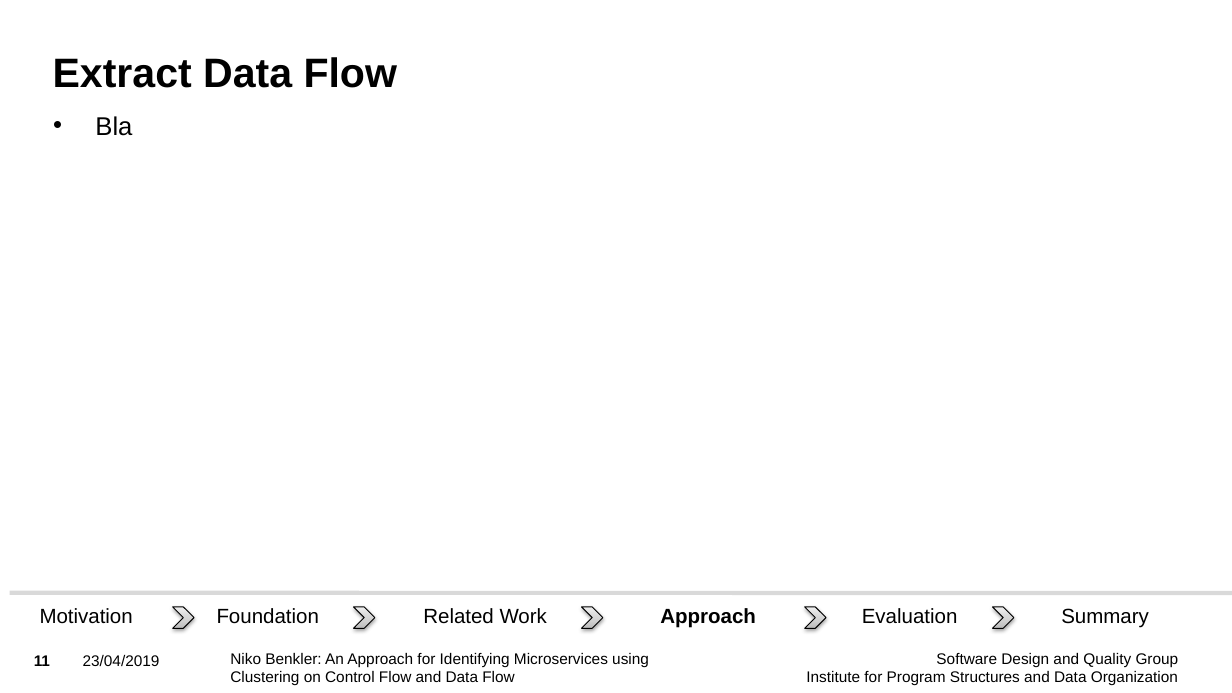
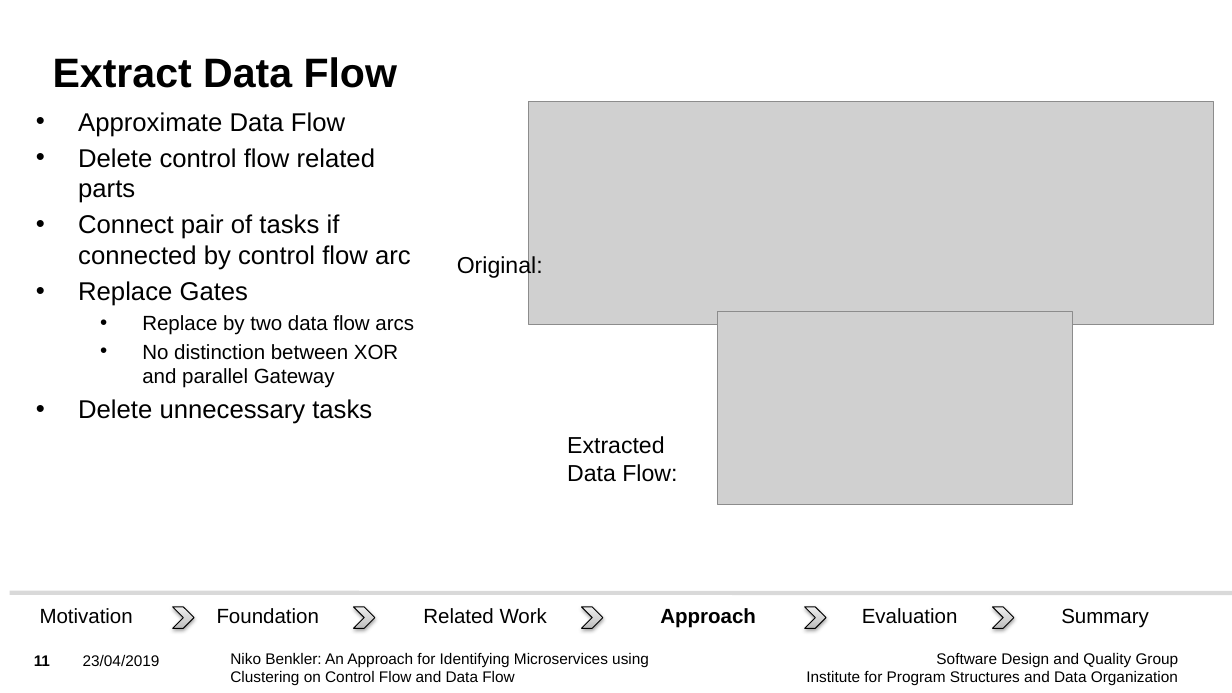
Before and after one commit to Benkler/BA, a slide deck: slide 11 of Vortrag/BA_Niko_Benkler_Presentation.pptx. Drawn at 1232x693 pixels with LibreOffice and Linux fonts; fonts in the diff are those of the drawing; grey boxes stand for pictures; background and template pictures are left out. Boxes give left, top, right and bottom in pixels: in the first picture for what was removed or moved away, otherwise in the second. Text is boxed around its words. In the diff, an @@ line names an element or a change of style, - is before the commit and + after.

```diff
--- a/Vortrag/BA_Niko_Benkler_Presentation.pptx
+++ b/Vortrag/BA_Niko_Benkler_Presentation.pptx
@@ text at [78, 112, 414, 424]: text changed @@
-• Bla
+• Approximate Data Flow
+• Delete control flow related parts
+• Connect pair of tasks if connected by control flow arc
+• Replace Gates
+  • Replace by two data flow arcs
+  • No distinction between XOR and parallel Gateway
+• Delete unnecessary tasks
@@ picture added at [529, 102, 1214, 324] @@
@@ text added at [457, 255, 543, 279], 18 pt, text #000000 @@
+Original:
@@ picture added at [718, 311, 1073, 505] @@
@@ text added at [567, 436, 677, 482], 18 pt, text #000000 @@
+Extracted Data Flow:
```
Also in this commit, not shown: 16 other slides changed, 3 slides removed, 8 other files.
